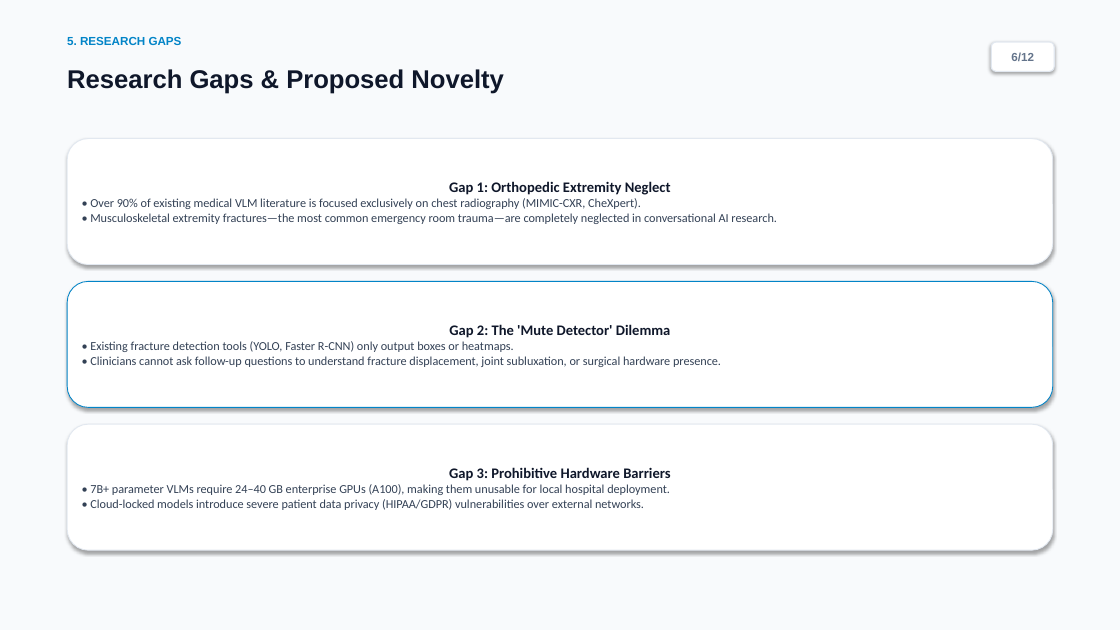
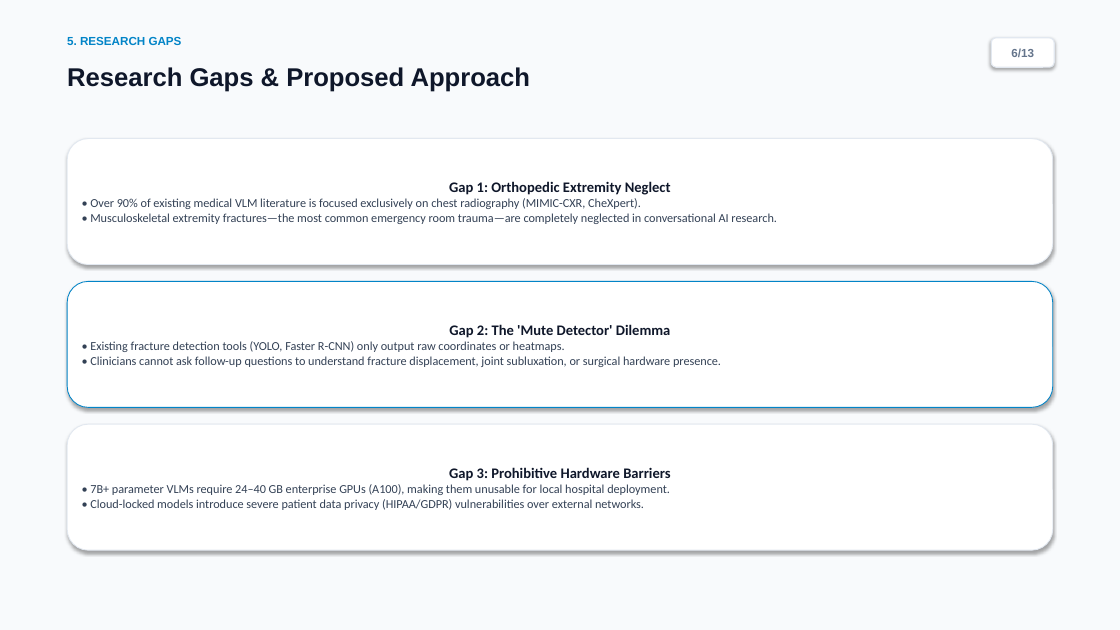
Before and after one commit to Sahanawaz233/medical-vlm-fracatlas, a slide deck: slide 6 of Review_1_Presentation.pptx. Drawn at 1120x630 pixels with LibreOffice and Linux fonts; fonts in the diff are those of the drawing. Boxes give left, top, right and bottom in pixels: in the first picture for what was removed or moved away, otherwise in the second. Text is boxed around its words. In the diff, an @@ line names an element or a change of style, - is before the commit and + after.

```diff
--- a/Review_1_Presentation.pptx
+++ b/Review_1_Presentation.pptx
@@ rounded rectangle "6/13": place and size @@
-rounded rectangle "6/13" at (991, 42, 1054, 71)
+rounded rectangle "6/13" at (991, 38, 1054, 67)
@@ text in rounded rectangle at (1011, 48, 1034, 57): text changed @@
-6/12
+6/13
@@ text at (67, 67, 530, 92): text changed @@
-Research Gaps & Proposed Novelty
+Research Gaps & Proposed Approach
@@ text in rounded rectangle at (90, 341, 565, 352): text changed @@
-• Existing fracture detection tools (YOLO, Faster R-CNN) only output boxes or heatmaps.
+• Existing fracture detection tools (YOLO, Faster R-CNN) only output raw coordinates or heatmaps.
```
Also in this commit, not shown: 11 other slides changed, 1 slide added, 1 other file.
